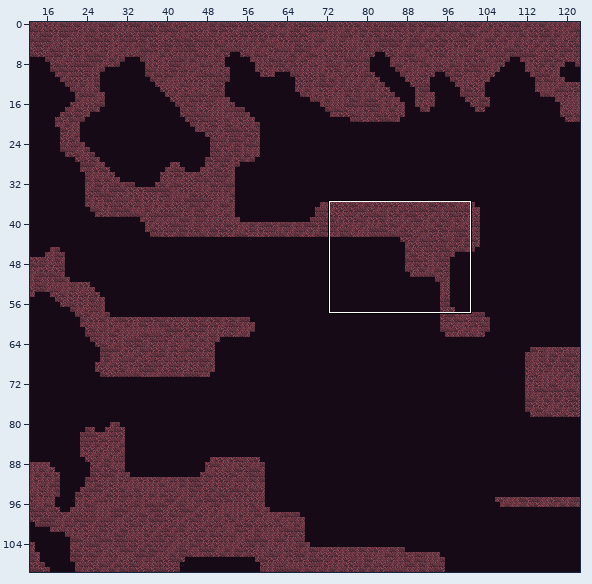
Tiled map, stored at android/assets/maps/level1.tmx. Above, an overview of the earlier version with the close-up marked.
Close-up. The starting point:
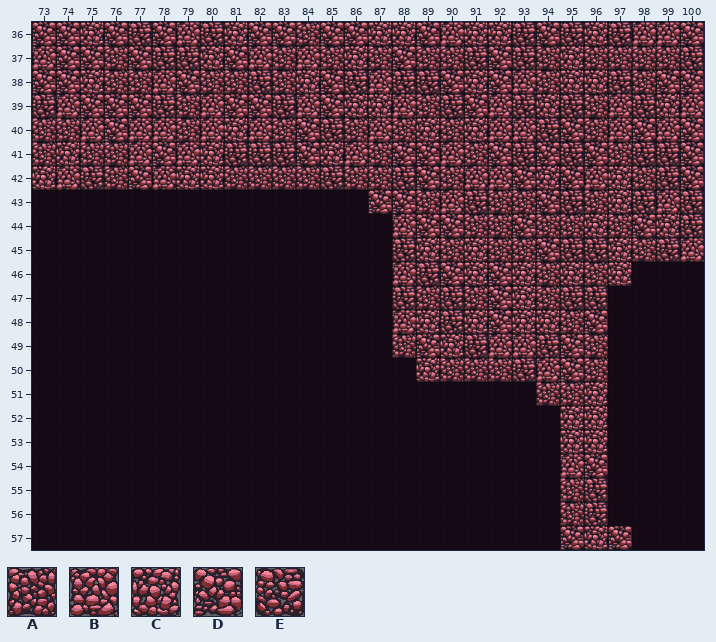
Cells are 64x64 px. Shown: x 73..100, y 36..57. The commit also changed other parts of the map, which this record leaves out.
Key: from "tileMapGutter": A 5, B 6, C 7, D 8, E 9.
_ is an empty cell.
Layers that did not change in this view are not listed.
Layer "terrain" before, first column x 73:
36 DDCDEDBECDDADDCCDBCCEDECEBBD
37 BDDADEECDBABACADAAEDEACAAAAE
38 DDCAABDAAEACDEBEEDCDBACCEADD
39 EBDDDEABDDEBDCCBAEDBECEABECB
40 AABDBBABCBADEABACACBBEDABDBD
41 ACAABDBCEEEDCBADDBADEDEDAEED
42 CBEADBCCAAAAEAAEDABBDCDBCAED
43 ______________DDABEAADEACEBE
44 _______________BDDAADAACADCE
45 _______________ECACAADEECAEB
46 _______________BEDCDCACAC___
47 _______________EAEADCAEE____
48 _______________BCECDCCAD____
49 _______________ADCEBBEDA____
50 ________________CAAAEBDA____
51 _____________________AAC____
52 ______________________CC____
53 ______________________CC____
54 ______________________BD____
55 ______________________AE____
56 ______________________AE____
57 ______________________DCD___
After the commit:
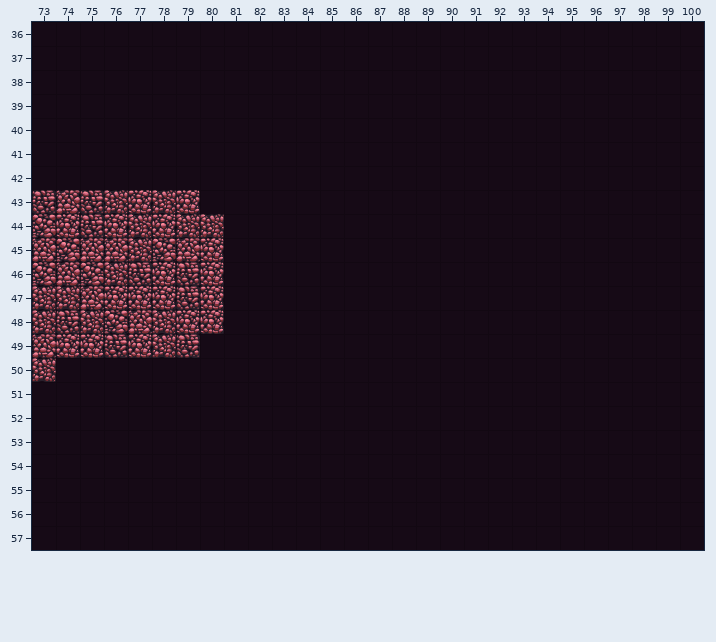
What changed:
Changed rows in their new state; . is an unchanged cell.
Layer "terrain":
first column x 73:
36 ____________________________
37 ____________________________
38 ____________________________
39 ____________________________
40 ____________________________
41 ____________________________
42 ____________________________
43 EBEACAC.......______________
44 DCECACAA......._____________
45 BDBBADBC......._____________
46 DBDAECEC.......__________...
47 AABCCCEC......._________....
48 AEADBACC......._________....
49 BCCECAE........_________....
50 A...............________....
51 .....................___....
52 ......................__....
53 ......................__....
54 ......................__....
55 ......................__....
56 ......................__....
57 ......................___...
